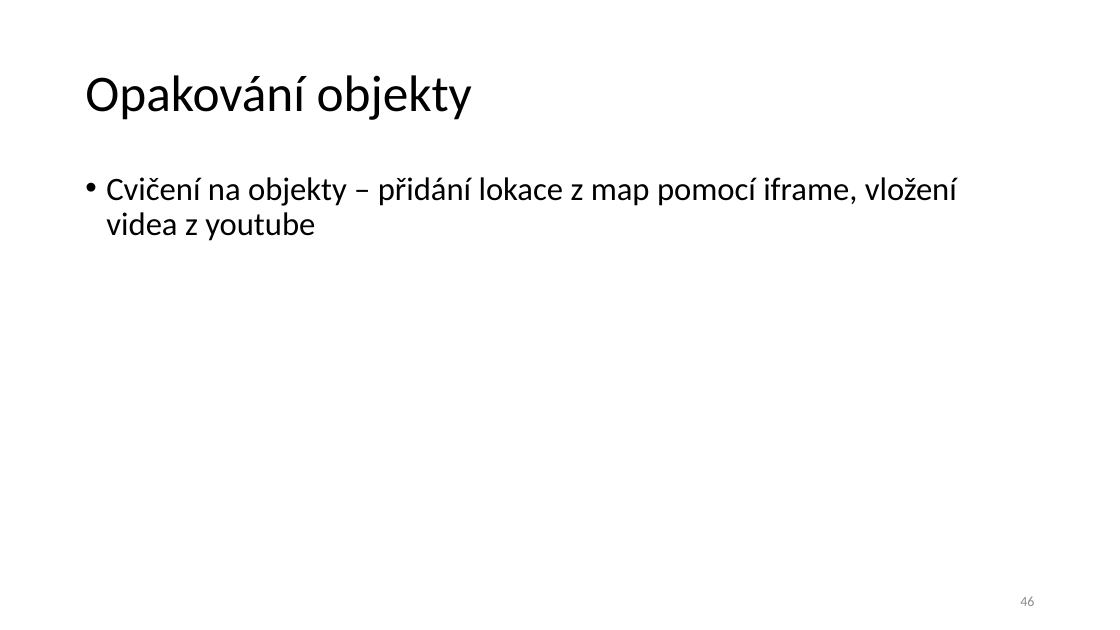
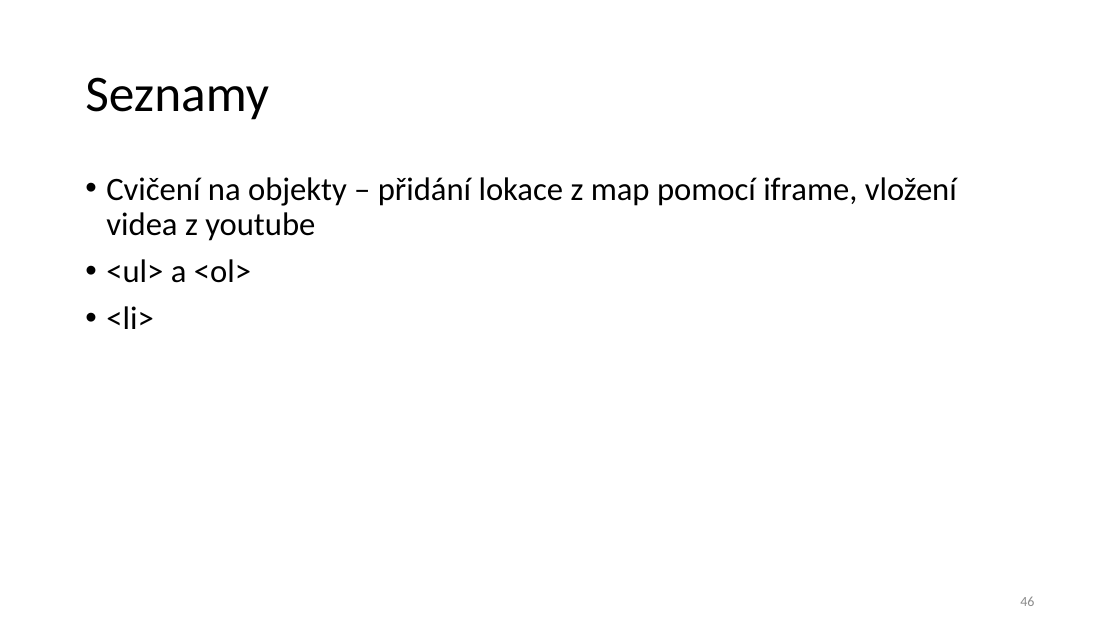
Before and after one commit to Destinion/WWW1, a slide deck: slide 46 of Tvorba webových stránek 1.pptx. Drawn at 1120x630 pixels with LibreOffice and Linux fonts; fonts in the diff are those of the drawing. Boxes give left, top, right and bottom in pixels: in the first picture for what was removed or moved away, otherwise in the second. Text is boxed around its words. In the diff, an @@ line names an element or a change of style, - is before the commit and + after.

```diff
--- a/Tvorba webových stránek 1.pptx
+++ b/Tvorba webových stránek 1.pptx
@@ title at (85, 77, 269, 120): text changed @@
-Opakování objekty
+Seznamy
@@ text at (106, 259, 251, 329): paragraphs added @@
+• <ul> a <ol>
+• <li>
```
Also in this commit, not shown: 1 other slide changed.
